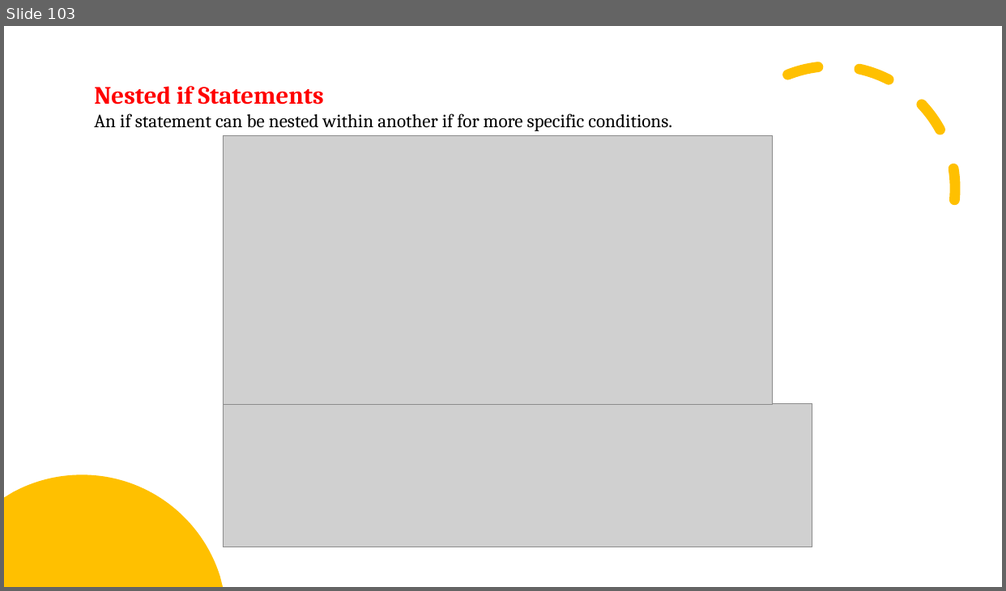
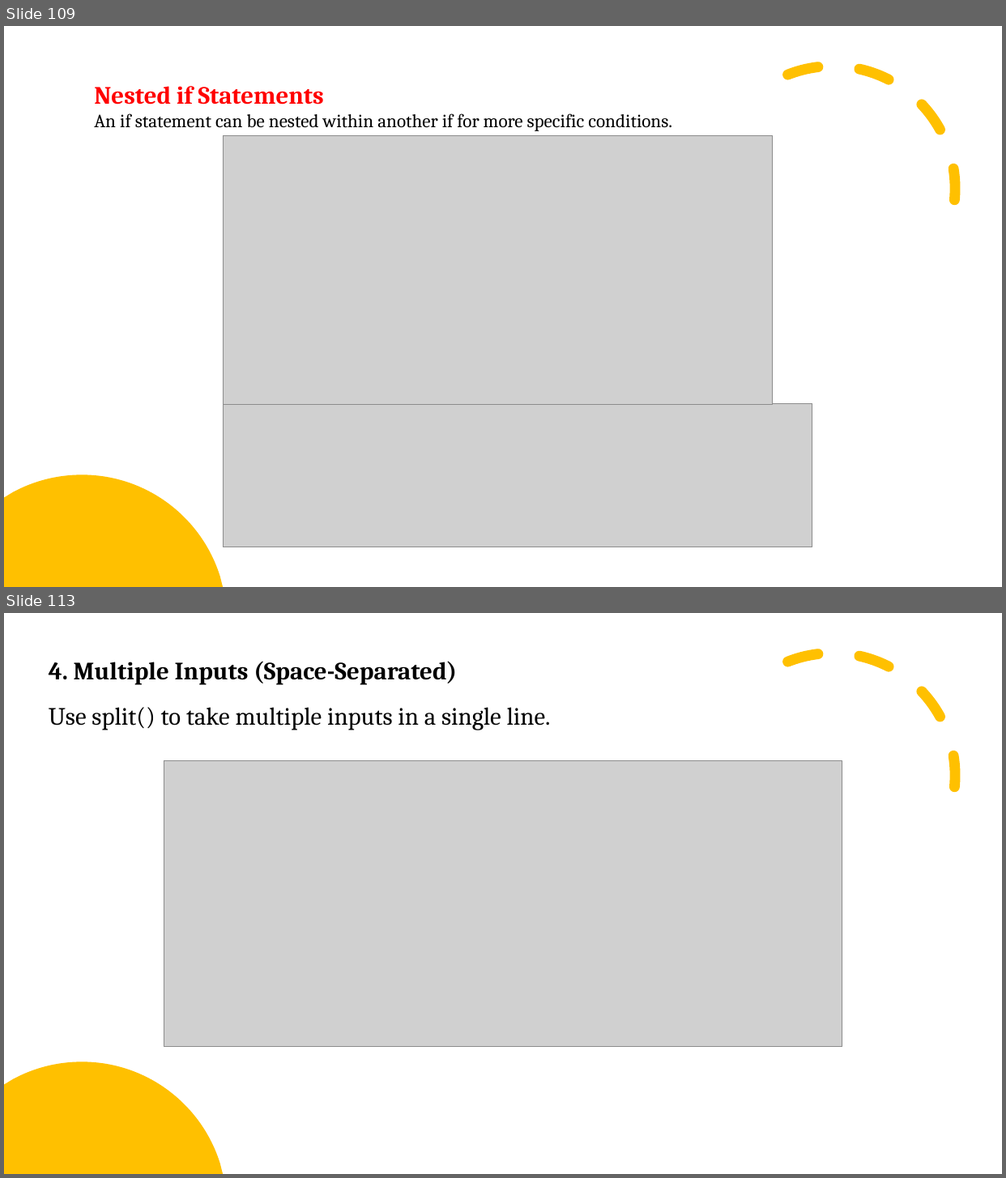
Before and after one commit to arrojuh/python_vishal, a slide deck: Learning_python.pptx. Shown one above the other, each under a label of ours: slide 103 before the commit, slides 109 and 113 after it; the slides between them are not shown. The pictures are 1006x591 and 1006x1178 pixels, drawn with LibreOffice and Linux fonts; fonts in the diff are those of the drawing; grey boxes stand for pictures. Boxes give left, top, right and bottom in pixels: in the first picture for what was removed or moved away, otherwise in the second. Text is boxed around its words. In the diff, an @@ line names an element or a change of style, - is before the commit and + after.

```diff
--- a/Learning_python.pptx
+++ b/Learning_python.pptx
@@ slide 113 added at box(4, 613, 1002, 1174), background #FFFFFF @@
@@ arc (boxed as its full ellipse) added at box(671, 615, 995, 937), outline #FFC000 10 pt dashed @@
@@ text added at box(49, 661, 551, 730), 24 pt, text #000000 @@
+4. Multiple Inputs (Space-Separated)
+Use split() to take multiple inputs in a single line.
@@ picture added at box(164, 761, 842, 1047) @@
@@ freeform shape added at box(4, 1063, 223, 1174), fill #FFC000 @@
@@ what was slide 103 is now slide 109 @@
```
Also in this commit, not shown: 5 slides changed, 23 other slides added, 6 slides removed.
